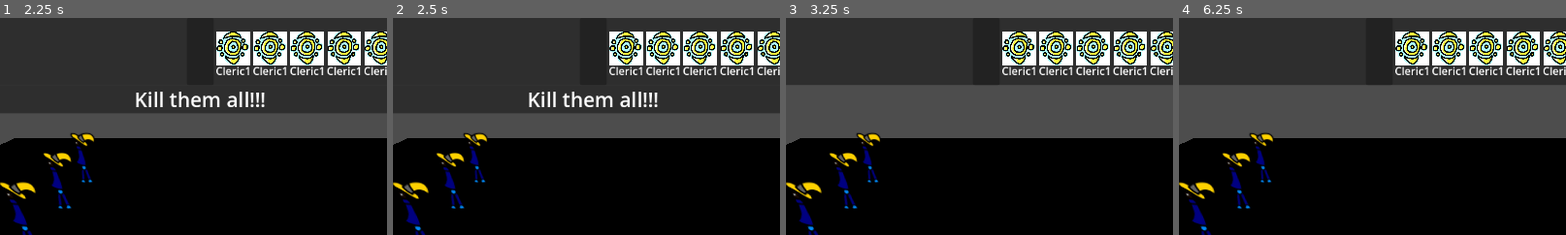
Above: before the commit, frames 1-4 (left to right).
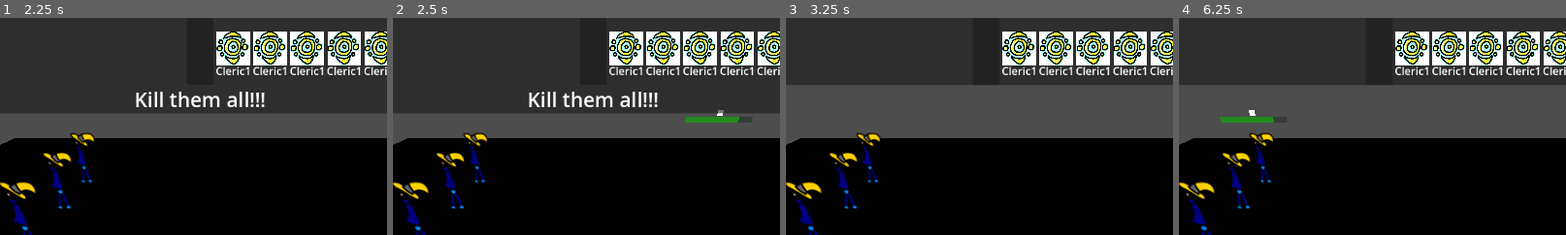
Above: after the commit, the same moments.

Repository: eneumont/towermercs
Game: Godot game, scene res://Scenes/Battle/Fields/Battlefield1.tscn
Same seed, same stepped clock (60 frames per second), same inputs: the game is played once before the commit and once after it. This scene is started directly instead of the project's main scene.
Inputs (mouse positions are % of the whole screen's width and height, from its top left):
- Up to frame 1 (2.25 s): tap Enter at 0.5 s; move the mouse to (72, 45) at 0.52 s; hold D (move_right) 0.53-1.28 s; click (72, 45) at 0.6 s; tap Z (confirm) at 1.25, 1.35, 2 s; move the mouse to (30, 55) at 1.27 s; hold S (move_down) 1.28-2.03 s; click (30, 55) at 1.55 s; move the mouse to (60, 28) at 2.02 s; hold D (move_right) from 2.03 s (still down); click (60, 28) at 2.1 s
- Up to frame 2 (2.5 s): keep holding D (move_right)
- Up to frame 3 (3.25 s): tap Z (confirm) at 2.75 s; move the mouse to (45, 70) at 2.77 s; release D (move_right) at 2.78 s; hold W (move_up) from 2.78 s (still down); click (45, 70) at 2.85 s
- Up to frame 4 (6.25 s): tap Z (confirm) at 3.5, 3.6, 4.25, 5.85 s; move the mouse to (80, 65) at 3.52 s; release W (move_up) at 3.53 s; hold A (move_left) 3.53-5.03 s; click (80, 65) at 3.8 s; move the mouse to (20, 35) at 4.27 s; click (20, 35) at 4.35 s; move the mouse to (55, 50) at 5.02 s; hold S (move_down) 5.03-5.78 s; click (55, 50) at 5.1 s; move the mouse to (35, 25) at 5.77 s; hold D (move_right) from 5.78 s (still down); click (35, 25) at 6.05 s
The pictures show only the part of the screen within x 24-74%, y 0-50%; the shares and areas given below are measured in that part.

Frame 1 is identical in both runs. In frame 2, 0.4% of the frame differs, in the area x 75-90%, y 42-49%; in frame 3, nothing differs; in frame 4, 0.4%.
Error in both runs: Invalid access to property or key 'display_name' on a base object of type 'Nil'. (res://Scripts/Battle/battler.gd:83)

Commit message:
updated targeting/basic foe ai

Diff:
--- a/Scenes/Battle/UI/BattleUI.tscn
+++ b/Scenes/Battle/UI/BattleUI.tscn
@@ -12,12 +12,14 @@
 anchor_bottom = 1.0
 grow_horizontal = 2
 grow_vertical = 2
+mouse_filter = 1
 script = ExtResource("1_nkmye")
 party_slots = [NodePath("PartyUI4"), NodePath("PartyUI3"), NodePath("PartyUI2"), NodePath("PartyUI")]
 turnOrder = NodePath("TurnOrderUI")
 
 [node name="TurnOrderUI" parent="." instance=ExtResource("1_pwnkg")]
 layout_mode = 1
+mouse_filter = 1
 
 [node name="Feedback" parent="." instance=ExtResource("3_ykgc2")]
 layout_mode = 1
@@ -37,6 +39,7 @@
 offset_right = 974.0
 offset_bottom = 568.0
 scale = Vector2(0.4, 0.4)
+mouse_filter = 1
 num = 3
 
 [node name="PartyUI2" parent="." instance=ExtResource("2_cdxc5")]
@@ -46,6 +49,7 @@
 offset_right = 795.0
 offset_bottom = 568.0
 scale = Vector2(0.4, 0.4)
+mouse_filter = 1
 num = 2
 
 [node name="PartyUI3" parent="." instance=ExtResource("2_cdxc5")]
@@ -55,6 +59,7 @@
 offset_right = 617.0
 offset_bottom = 568.0
 scale = Vector2(0.4, 0.4)
+mouse_filter = 1
 num = 1
 
 [node name="PartyUI4" parent="." instance=ExtResource("2_cdxc5")]
@@ -64,3 +69,4 @@
 offset_right = 439.0
 offset_bottom = 568.0
 scale = Vector2(0.4, 0.4)
+mouse_filter = 1
--- a/Scenes/Battle/UI/CommandMenuUI.tscn
+++ b/Scenes/Battle/UI/CommandMenuUI.tscn
@@ -14,6 +14,7 @@
 offset_bottom = 0.04800415
 grow_horizontal = 2
 grow_vertical = 2
+mouse_filter = 1
 script = ExtResource("1_h3hwq")
 
 [node name="Panel2" type="Panel" parent="."]
--- a/Scenes/Battle/UI/SelectUI.tscn
+++ b/Scenes/Battle/UI/SelectUI.tscn
@@ -8,6 +8,7 @@
 offset_bottom = 0.20799255
 grow_horizontal = 2
 grow_vertical = 2
+mouse_filter = 1
 
 [node name="VBox" type="VBoxContainer" parent="."]
 layout_mode = 0
--- a/Scripts/Battle/battle_manager.gd
+++ b/Scripts/Battle/battle_manager.gd
@@ -31,6 +31,7 @@
 	new_turnOrder(true)
 
 func new_turn():
+	casted_art = ""
 	if not cur_turnOrder.is_empty():
 		UI.set_turns()
 		cur_turnOrder[0].start_turn()
--- a/Scripts/Battle/battler.gd
+++ b/Scripts/Battle/battler.gd
@@ -81,6 +81,7 @@
 		team = Team.FOE
 		player = Player.AI
 		displayName = f_data.display_name
+		arts = f_data.equippedArts
 
 func start_turn():
 	defending = false
@@ -102,3 +103,18 @@
 
 func do_effects():
 	pass
+
+func show_select():
+	selector.visible = true
+
+func hide_select():
+	selector.visible = false
+
+func clicked(cam: Node, evt: InputEvent, pos: Vector3, nor: Vector3, shape: int):
+	if Input.is_action_just_released("l_click"):
+		if not bm.casted_art.is_empty(): #prob add lot of checks here...
+			var art := ArtDatabase.get_art(bm.casted_art)
+			bm.targets += self
+			bm.cast()
+		else:
+			pass
--- a/Scripts/Battle/battlerE.gd
+++ b/Scripts/Battle/battlerE.gd
@@ -4,18 +4,21 @@
 func start_turn():
 	super()
 
+	var select_art := ArtDatabase.get_art(arts[randi_range(0, arts.size() - 1)])
+	var select_targets
+
+	match select_art.team:
+		ArtRes.TargetTeam.ALL:
+			select_targets = bm.aliveBattlers
+		ArtRes.TargetTeam.ALLY:
+			select_targets = bm.aliveBattlers.filter(func(b): return b.team == Team.FOE)
+		ArtRes.TargetTeam.FOE:
+			select_targets = bm.aliveBattlers.filter(func(b): return b.team == Team.ALLY)
+
+	if (select_art.group == ArtRes.GroupType.SINGLE):
+		select_targets = select_targets[randi_range(0, select_targets.size() - 1)]
+
+	select_art.cast(self, select_targets)
+
 func end_turn():
 	super()
-
-func show_select():
-	selector.visible = true
-
-func hide_select():
-	selector.visible = false
-
-func clicked(cam: Node, evt: InputEvent, pos: Vector3, nor: Vector3, shape: int):
-	if Input.is_action_just_released("l_click"):
-		if not bm.casted_art.empty(): #prob add lot of checks here...
-			var art := ArtDatabase.get_art(bm.casted_art)
-			bm.targets += self
-			bm.cast()
--- a/Scripts/Battle/battlerP.gd
+++ b/Scripts/Battle/battlerP.gd
@@ -9,16 +9,3 @@
 
 func end_turn():
 	super()
-
-func show_select():
-	selector.visible = true
-
-func hide_select():
-	selector.visible = false
-
-func clicked(cam: Node, evt: InputEvent, pos: Vector3, nor: Vector3, shape: int):
-	if Input.is_action_just_released("l_click"):
-		if not bm.casted_art.empty(): #prob add lot of checks here...
-			var art := ArtDatabase.get_art(bm.casted_art)
-			bm.targets += self
-			bm.cast()
--- a/Scripts/Resources/art_data.gd
+++ b/Scripts/Resources/art_data.gd
@@ -52,19 +52,28 @@
 			run_cast(caster, targets)
 
 func attack_cast(caster: Battler, targets: Array):
+	print("attack")
 	for t in targets:
 		t.take_damage(10)
 
+	caster.end_turn()
+
 func magic_cast(caster: Battler, targets: Array):
+	print("magic")
 	for t in targets:
 		t.take_damage(10)
 
+	caster.end_turn()
+
 func defend_cast(caster: Battler, targets: Array):
+	print("defend")
 	caster.defending = true
 	caster.end_turn()
 
 func item_cast(caster: Battler, targets: Array):
-	pass
+	print("item")
+	caster.end_turn()
 
 func run_cast(caster: Battler, targets: Array):
-	pass
+	print("run")
+	caster.end_turn()
